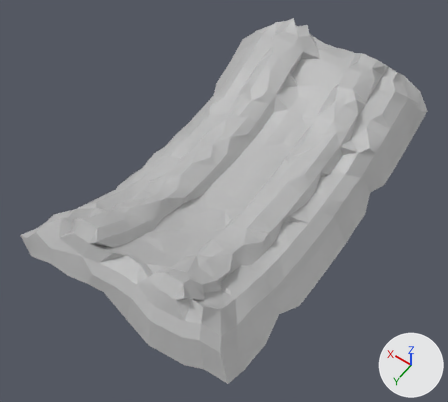
A saved change to the FBX model Assets/Meshes/Hazards/U-path.fbx.
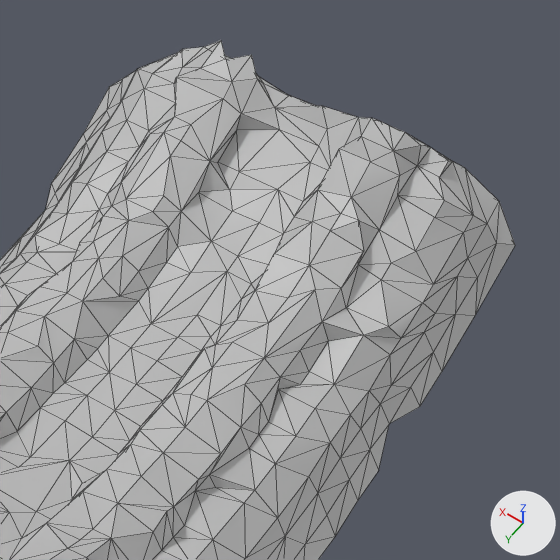
Each version appears first whole from a camera (50 mm lens) standing at (-0.0864, 0.1346, 0.1907) and looking at (0.0, 0.0136, 0.0006), and next in a close-up on the part from 43% to 100% of the width and 0% to 63% of the height. The lights are fixed; the arrows at lower right show +X, +Y and +Z. The close-ups show mesh edges as thin lines. Where no turn or scale is listed for an object, it has been applied to the vertices.

Before the edit, the objects in view are built like this:
```python
me_mesh = bpy.data.meshes.new('Mesh')
me_mesh.from_pydata(...)  # 560 vertices, 1069 faces; spans x -0.046..0.046, y -0.078..0.078, z -0.022..0.022
me_mesh.materials.append(mat_lambert1)  # grey #bcbcbc
ob_pplane2 = bpy.data.objects.new('pPlane2', me_mesh)
ob_pplane2.location = (0.0016, 0.0007, 0.0059)
```
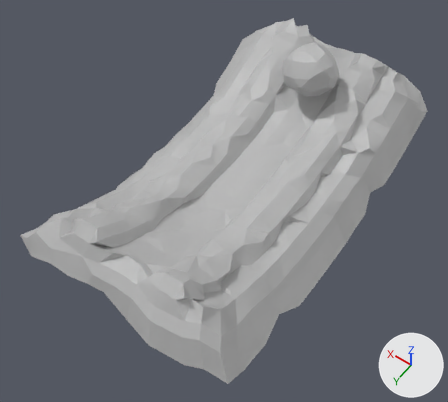
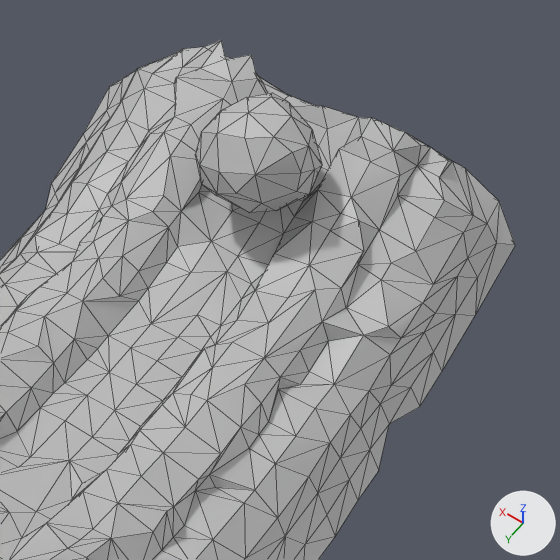
Edits to the bpy script that builds the scene:
```text
Add me_mesh_1:
    me_mesh_1.from_pydata(...)  # 50 vertices, 91 faces; spans x -0.0118..0.0118, y -0.0109..0.0115, z -0.0106..0.0107
    me_mesh_1.materials.append(mat_lambert1)  # grey #bcbcbc
Add ob_psolid1:
    ob_psolid1 = bpy.data.objects.new('pSolid1', me_mesh_1)
    ob_psolid1.location = (-0.0005, -0.0462, 0.0248)
```

Location of each change, (x1, y1, x2, y2) in pixels of the close-ups (560 x 560 px):
'pSolid1', added
    after: (195, 93, 322, 213)
